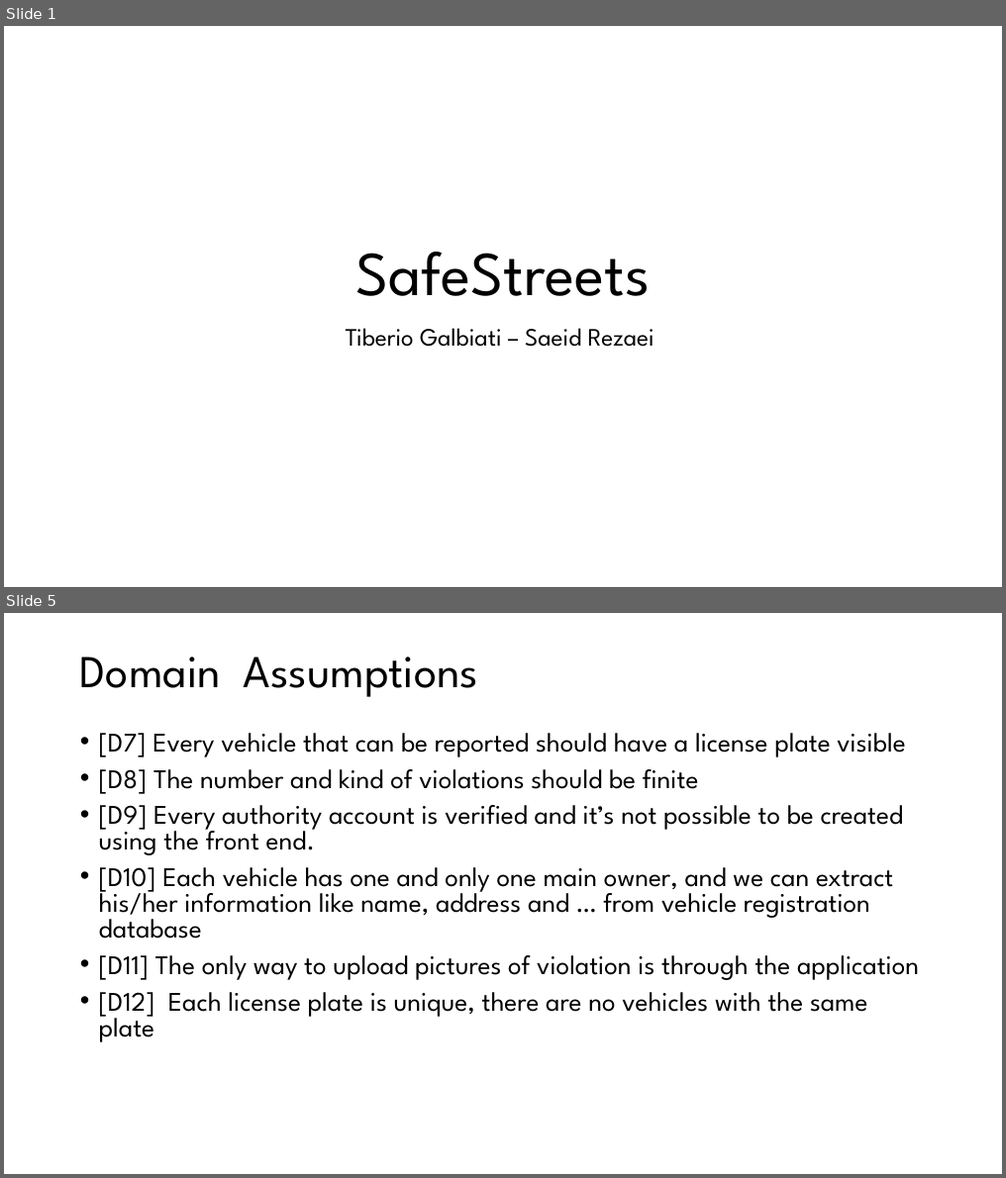
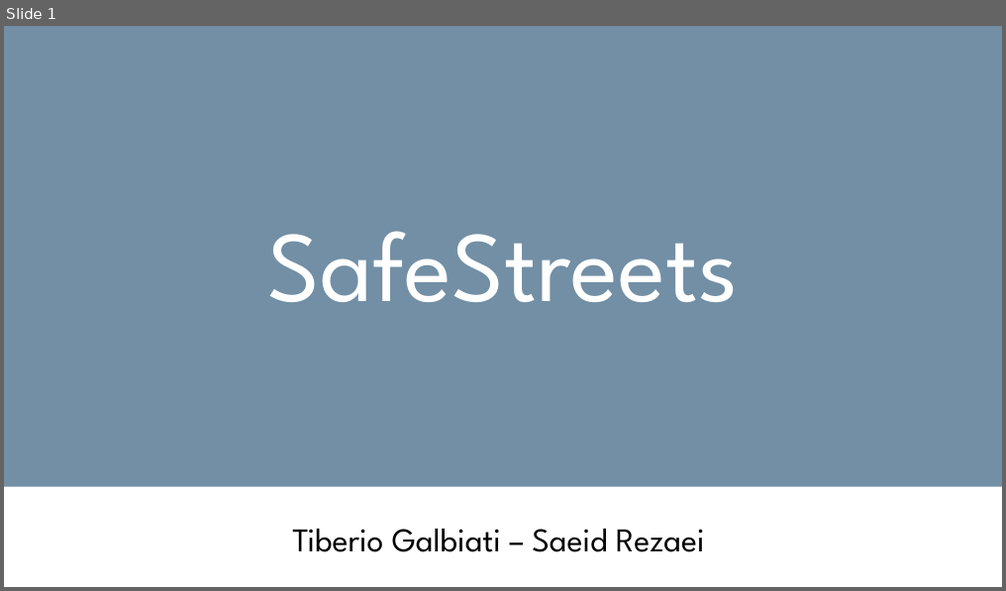
Before and after one commit to TiberioG/SoftwareEngineering2Polimi, a slide deck: Presentation1.pptx. Shown one above the other, each under a label of ours: slides 1 and 5 before the commit, slide 1 after it; the slides between them are not shown. The pictures are 1006x1178 and 1006x591 pixels, drawn with LibreOffice and Linux fonts; fonts in the diff are those of the drawing. Boxes give left, top, right and bottom in pixels: in the first picture for what was removed or moved away, otherwise in the second. Text is boxed around its words. In the diff, an @@ line names an element or a change of style, - is before the commit and + after.

```diff
--- a/Presentation1.pptx
+++ b/Presentation1.pptx
@@ slide 5 removed at (x1=4, y1=613, x2=1002, y2=1174), background #FFFFFF @@
@@ title removed at (x1=80, y1=657, x2=478, y2=697) @@
-Domain Assumptions
@@ text removed at (x1=99, y1=733, x2=919, y2=1043) @@
-• [D7] Every vehicle that can be reported should have a license plate visible
-• [D8] The number and kind of violations should be finite
-• [D9] Every authority account is verified and it’s not possible to be created using the front end.
-• [D10] Each vehicle has one and only one main owner, and we can extract his/her information like name, address and … from vehicle registration database
-• [D11] The only way to upload pictures of violation is through the application
-• [D12] Each license plate is unique, there are no vehicles with the same plate
@@ slide 1 changed as well @@
@@ rectangle added at (x1=4, y1=26, x2=1002, y2=487), fill #728FA5 @@
@@ title "SafeStreets" moved from (x1=356, y1=252, x2=650, y2=296) to (x1=268, y1=231, x2=739, y2=302) @@
@@ title "SafeStreets" at (x1=268, y1=231, x2=739, y2=302): size 60 to 96 pt, text colour #000000 to #FFFFFF @@
@@ subtitle "Tiberio Galbiati – Saeid Rezaei" moved from (x1=346, y1=328, x2=654, y2=347) to (x1=292, y1=529, x2=705, y2=553) @@
@@ subtitle "Tiberio Galbiati – Saeid Rezaei" at (x1=292, y1=529, x2=705, y2=553): size 24 to 32 pt @@
```
Also in this commit, not shown: 4 other slides changed, 9 slides added, 8 other slides removed, 2 other files.
